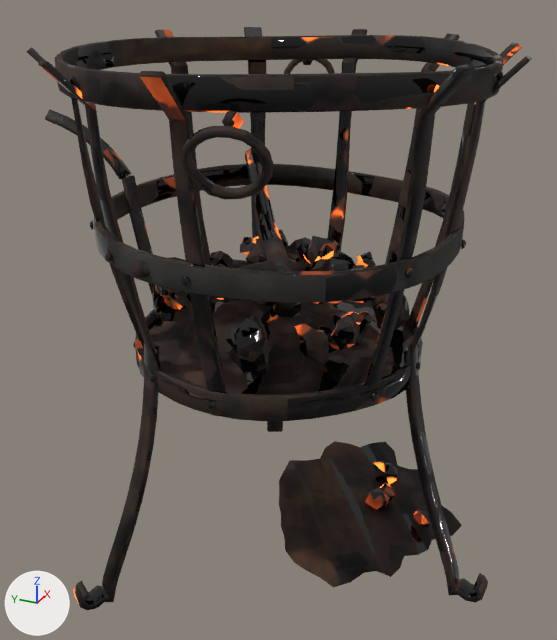
The Blender file render-output/b4-props/b4p_brazier_cage/b4p_brazier_cage.blend as it was, and as the next commit left it.
Both versions are drawn from a 50 mm camera at (-1.091, -0.494, 1.0) aimed at (0.002, -0.002, 0.454). The lights are fixed; the arrows at lower left show +X, +Y and +Z. The first picture is the older version.

The first picture shows 'b4p_brazier_cage'.
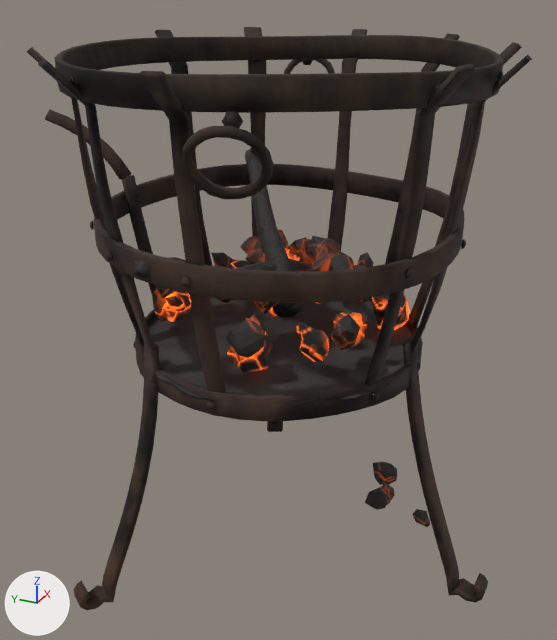
The newer file is also turned or shifted as a whole; pictures and numbers use the older file's frame.

Edits to the bpy script that builds the scene:
```text
Change me_b4p_brazier_cage:
    used by ob_b4p_brazier_cage; location = (0.0, 0.0, 0.0)
    remove me_b4p_brazier_cage.from_pydata(...)  # 5636 vertices, 7188 faces; spans x -0.379..0.379, y -0.404..0.404, z 0.0..0.901
    add me_b4p_brazier_cage.from_pydata(...)  # 5116 vertices, 6227 faces; spans x -0.379..0.358, y -0.404..0.404, z 0.0..0.901
    me_b4p_brazier_cage part 1: the loose piece of 40 vertices spanning x -0.101..0.379, y -0.325..0.068, z 0.008..0.012 is deleted
    me_b4p_brazier_cage part 2: 1 vertex moved within x -0.069, y 0.018, z 0.553; 480 vertices removed from x -0.114..0.177, y -0.208..0.174, z 0.466..0.573
    me_b4p_brazier_cage part 3: 5893 kept faces spanning x -0.379..0.358, y -0.404..0.404, z 0.0..0.901 get new texture (UV) coordinates
```

Location of each change, [x1, y1, x2, y2] in pixels of the pictures (557 x 640 px):
part 1 of me_b4p_brazier_cage, deleted
    before: [279, 441, 462, 587]
part 2 of me_b4p_brazier_cage, cut back
    before: [155, 236, 401, 325]
part 3 of me_b4p_brazier_cage, surface changed
    both: [30, 27, 532, 611]
